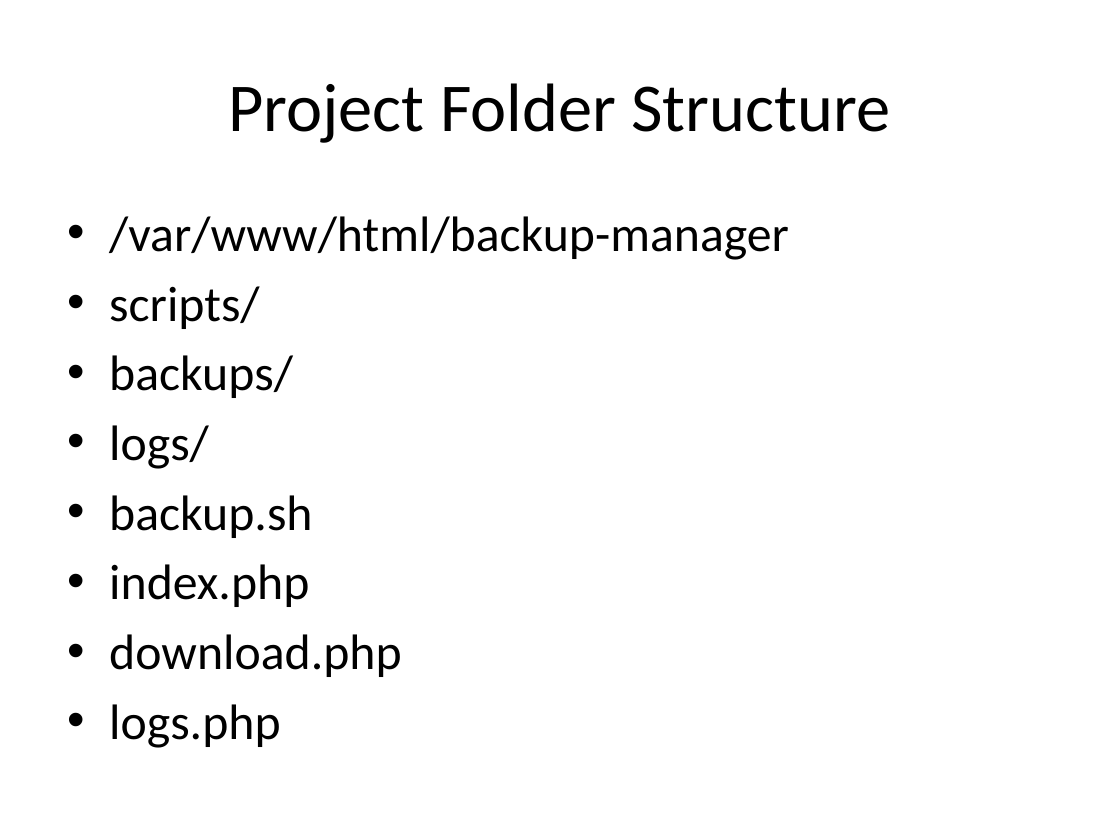
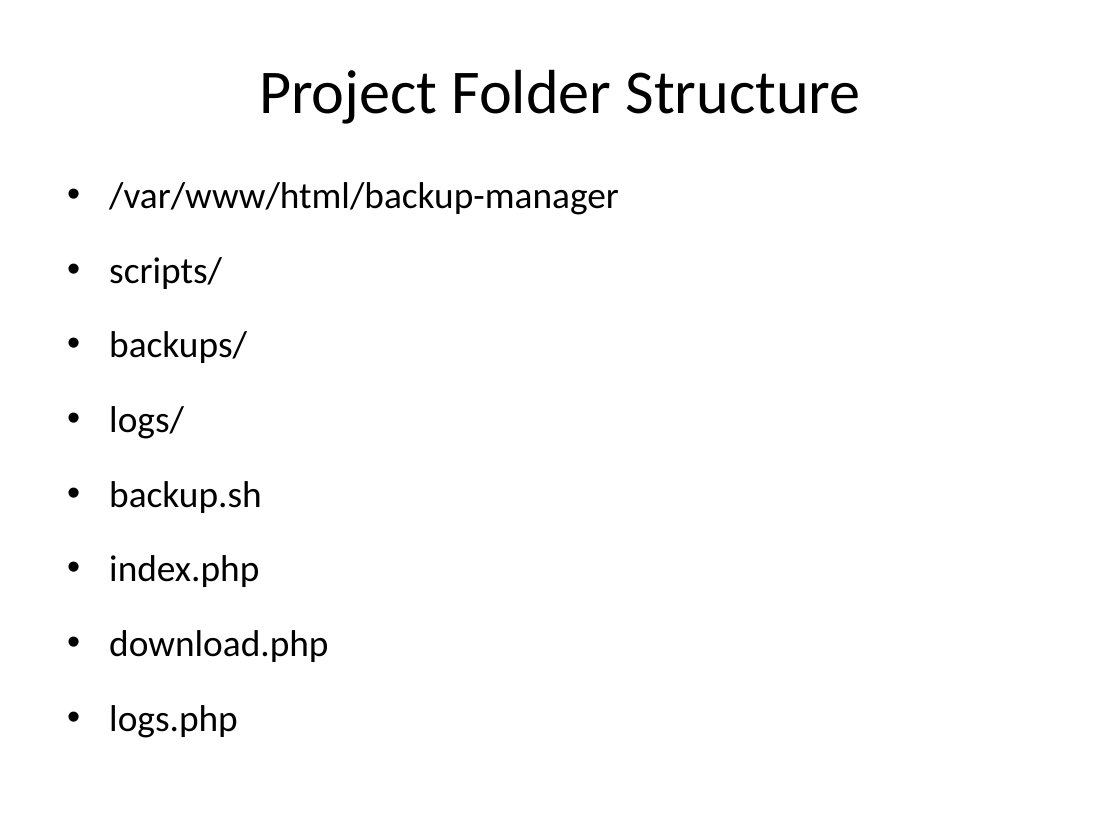
Before and after one commit to VarshithreddyMuddasani/Automated-Backup-Web-Manager-using-Linux, a slide deck: slide 7 of Project PPT.pptx (slide 8 before the commit). Drawn at 1120x840 pixels with LibreOffice and Linux fonts; fonts in the diff are those of the drawing. Boxes give left, top, right and bottom in pixels: in the first picture for what was removed or moved away, otherwise in the second. Text is boxed around its words. In the diff, an @@ line names an element or a change of style, - is before the commit and + after.

```diff
--- a/Project PPT.pptx
+++ b/Project PPT.pptx
@@ title "Project Folder Structure" at (259, 69, 861, 124): size 44 to 40 pt @@
@@ text "/var/www/html/backup-manager": place and size @@
-text "/var/www/html/backup-manager" at (109, 216, 789, 748)
+text "/var/www/html/backup-manager" at (109, 182, 619, 738)
@@ text "/var/www/html/backup-manager" at (109, 182, 619, 738): size 32 to 24 pt; line spacing 1 to 1.5; less space between paragraphs @@
```
Also in this commit, not shown: 8 other slides changed, 2 slides added, 4 slides removed.
